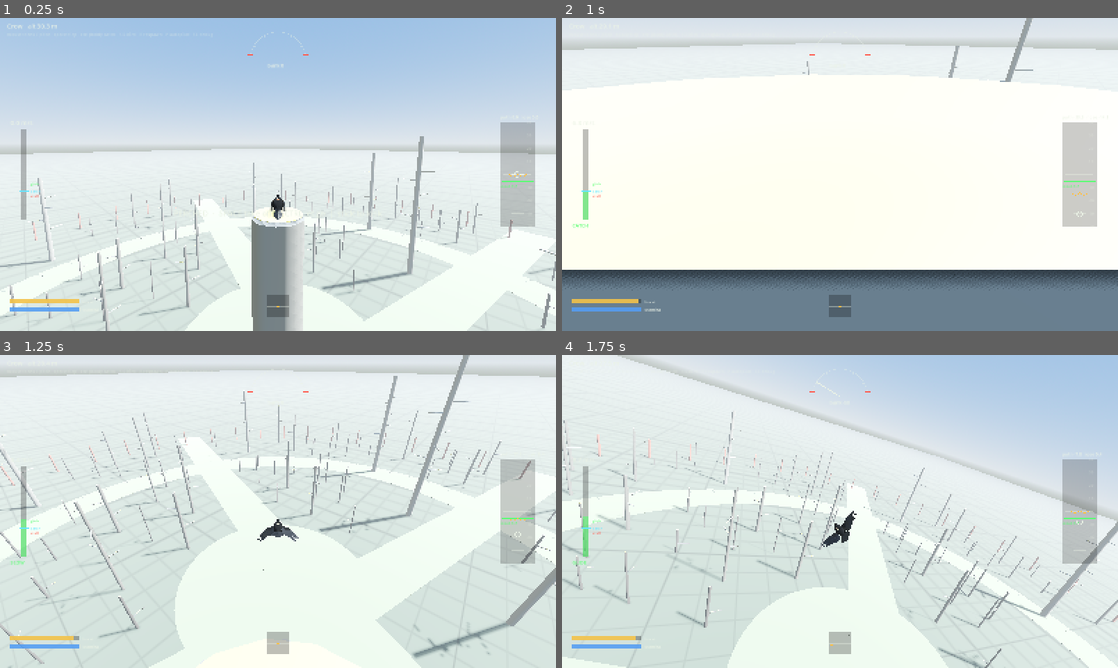
Above: before the commit, frames 1-4 (two rows, left to right).
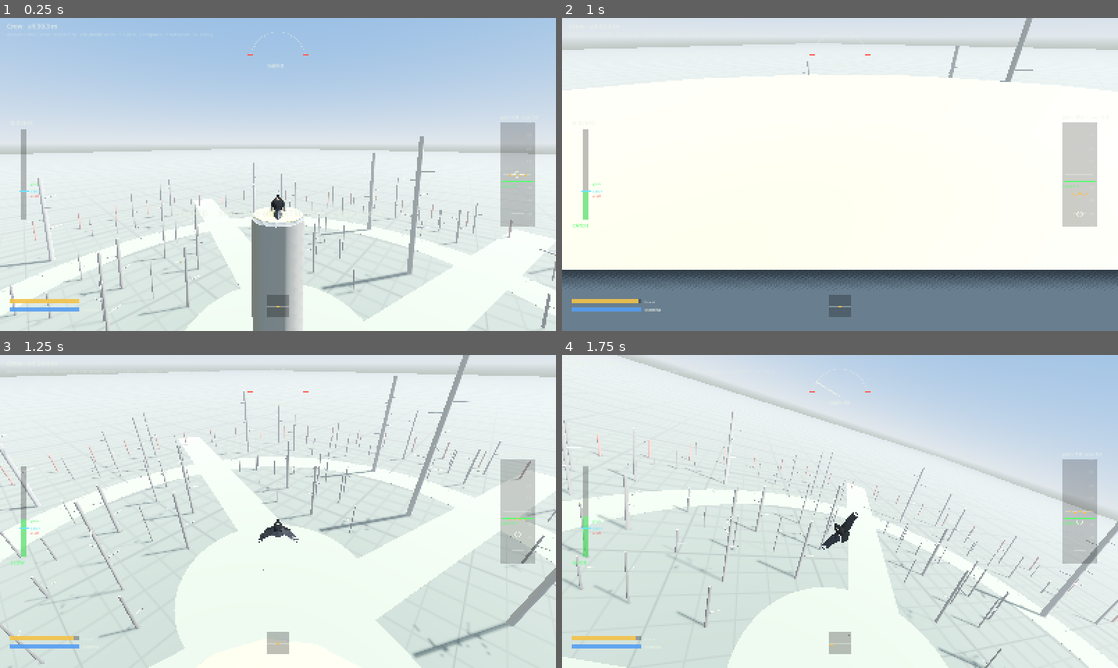
Above: after the commit, the same moments.

Repository: afaucher/flap
Game: Godot game, scene res://scenes/boot.tscn
Two runs of this game, one before a commit and one after it. Both use one fixed random seed, a clock stepped at 60 frames per second and the inputs below.
Inputs (mouse positions are in pixels of both pictures, inside the frame that each line leads up to):
- Up to frame 1 (0.25 s): no input
- Up to frame 2 (1 s): tap Enter at 0.5 s; move the mouse to (962, 158) at 0.52 s; hold Up from 0.53 s (still down); hold Ctrl (catch) from 0.53 s (still down); click (962, 158) at 0.67 s; tap Space (flap) at 0.77, 0.8 s
- Up to frame 3 (1.25 s): keep holding Up; keep holding Ctrl (catch); tap Space (flap) at 1.07 s
- Up to frame 4 (1.75 s): keep holding Up; move the mouse to (812, 511) at 1.27 s; release Ctrl (catch) at 1.28 s; tap Space (flap) at 1.35, 1.52 s; tap Ctrl (catch) at 1.55 s

Frames 1-2 are identical in both runs. In frame 3, less than 0.1% of the frame differs, in the area x 46-54%, y 55-60%; in frame 4, less than 0.1%, in the area x 46-54%, y 49-63%.

Commit message:
Wingbeats start, stop and change without a jump
Wingbeats were followed exactly, so starting to flap, a new flap, or the flare's braking beats taking over at
the catch jumped the wings to wherever the beat's phase was (a crow's wings went from level to raised in one
frame). Now the beat fades in and out over BirdRig.BEAT_FADE (0.12 s), and where the beat changes the wings
carry on from where they are and ease the difference out. test_wingbeat_onset (every species, slow and level
landings); regression entry wingbeat-jump KILLED. test_takeoff_pose also checks a bird climbing straight up
looks along its heading (look-target-flips-past-vertical was no longer exercised once take-offs got gentler).

Co-Authored-By: Claude Opus 5.5 <noreply@anthropic.com>

Diff:
--- a/scripts/bird/bird_rig.gd
+++ b/scripts/bird/bird_rig.gd
@@ -83,6 +83,13 @@
                                 ## tail and wingtips off what the bird sits on: BirdRig._posture)
 const LEAN_PITCH := 5.0         ## deg: the body's pitch at full lean
 const ATT_RATE := 400.0         ## deg/s: the drawn body turns at most this fast (the game's attitude can snap)
+const BEAT_FADE := 0.12         ## s: wingbeats fade in and out over this (BirdRig.animate)
+var _beat := 0.0                ## 0 .. 1: how far the wings follow the beat (flapping, or the flare's braking beats)
+var _beat_flap := 0.0           ## the beat's flap and hand lift this tick (kept while it fades out)
+var _beat_lift := 0.0
+var _beat_src := 0              ## what drives the beat: 0 none, 1 flapping, 2 the flare's braking beats
+var _beat_phase := 0.0
+var _beat_off := Vector2.ZERO   ## the drawn wings' flap and hand lift against the beat's, easing out (a beat change)
 var _att := Quaternion.IDENTITY
 var _att_set := false
 var neck_ext := 0.3             ## 0 retracted (head on the shoulders) .. 1 reaching
@@ -1316,12 +1323,15 @@
 
 	var flap_t := deg_to_rad(5.0)
 	var lift_t := 0.0
+	# Wingbeats are followed exactly (they are fast), but they fade in and out over BEAT_FADE: starting to flap,
+	# or the flare's braking beats starting at the catch, the wings swing from where they were into the beat
+	# rather than jumping to wherever the beat's phase is (a crow's wings went from level to raised in one frame).
+	var beating := false
 	if t.flapping and not sitting:
 		var ph: float = t.flap_phase
-		flap_t = deg_to_rad(10.0 + 45.0 * cos(ph * TAU))   # top at 0, bottom at 0.5
-		if ph > 0.5:
-			lift_t = 50.0 * sin((ph - 0.5) * TAU)
-		k = 1.0   # wingbeats are fast: no smoothing
+		_beat_flap = deg_to_rad(10.0 + 45.0 * cos(ph * TAU))   # top at 0, bottom at 0.5
+		_beat_lift = 50.0 * sin((ph - 0.5) * TAU) if ph > 0.5 else 0.0
+		beating = true
 	var fold_t: float = t.fold
 	var sweep_t := 12.0 * flare
 	var twist_t := clampf(alpha * 0.6, deg_to_rad(-8.0), deg_to_rad(18.0))
@@ -1330,17 +1340,37 @@
 		# in the last fifth the wings start to fold as the bird settles.
 		var lt: float = t.landing_t
 		var beat := fmod(lt * 2.0, 1.0)
-		flap_t = deg_to_rad(30.0 + 40.0 * cos(beat * TAU))
-		lift_t = 0.0
+		_beat_flap = deg_to_rad(30.0 + 40.0 * cos(beat * TAU))
+		_beat_lift = 0.0
+		beating = true
 		fold_t = smoothstep(0.8, 1.0, lt) * 0.8
 		sweep_t = 18.0 * (1.0 - smoothstep(0.8, 1.0, lt))
 		twist_t = deg_to_rad(40.0)
-		k = 1.0 - exp(-30.0 * dt)   # (fast, but eased: the wings swing into the braking beats, they don't jump)
 	if sitting:
 		flap_t = deg_to_rad(-10.0)
 		fold_t = 1.0
 		sweep_t = 0.0
 		twist_t = 0.0
+	_beat = move_toward(_beat, 1.0 if beating and not sitting else 0.0, dt / BEAT_FADE)
+	if _beat > 0.0 and not sitting:
+		var sb := smoothstep(0.0, 1.0, _beat)
+		flap_t = lerpf(flap_t, _beat_flap, sb)
+		lift_t = lerpf(lift_t, _beat_lift, sb)
+		# Where the beat changes -- the flare's braking beats taking over at the catch, a new flap starting --
+		# the wings carry on from where they are and the difference eases out over BEAT_FADE.
+		var src := 2 if landing else (1 if beating else 0)
+		var phase: float = t.get("flap_phase", 0.0)
+		if src != _beat_src or (src == 1 and phase < _beat_phase - 0.2):
+			_beat_off = Vector2(flap - flap_t, hand_lift - lift_t)
+		_beat_src = src
+		_beat_phase = phase
+		_beat_off = _beat_off.move_toward(Vector2.ZERO, _beat_off.length() * minf(dt / BEAT_FADE, 1.0) + 1e-4)
+		flap_t += _beat_off.x
+		lift_t += _beat_off.y
+		k = 1.0
+	else:
+		_beat_src = 0
+		_beat_off = Vector2.ZERO
 	flap = lerpf(flap, flap_t, k)
 	hand_lift = lerpf(hand_lift, lift_t, k)
 	# Feathers flex under load: in a downstroke the tips bend up, in the upstroke they trail back and down; a
--- a/tests/regressions/mutations.json
+++ b/tests/regressions/mutations.json
@@ -908,5 +908,24 @@
     "replace": "const LEAP_START := 1.0 "
    }
   ]
+ },
+ {
+  "id": "wingbeat-jump",
+  "bug": "Wingbeats were followed exactly with no easing: starting to flap, a new flap, or the flare's beats taking over at the catch jumped the wings to wherever the beat's phase was (a crow's wings went from level to raised in one frame) (2026-11-02).",
+  "tests": [
+   "test_wingbeat_onset"
+  ],
+  "edits": [
+   {
+    "file": "scripts/bird/bird_rig.gd",
+    "find": "\t\t\t_beat_off = Vector2(flap - flap_t, hand_lift - lift_t)\n",
+    "replace": "\t\t\t_beat_off = Vector2.ZERO\n"
+   },
+   {
+    "file": "scripts/bird/bird_rig.gd",
+    "find": "const BEAT_FADE := 0.12 ",
+    "replace": "const BEAT_FADE := 0.0001 "
+   }
+  ]
  }
 ]
--- a/tests/test_takeoff_pose.gd
+++ b/tests/test_takeoff_pose.gd
@@ -80,6 +80,19 @@
 		check(off < 1.0, "%s steady flight: drawn as the Bird's own attitude (%.2f deg off)" % [p.id, off])
 		b.queue_free()
 		await frames(1)
+	# Straight up, the head looks along the heading, not back along the body's flattened nose (which points behind
+	# once the nose is past vertical).
+	for p in BirdProfile.all():
+		var up := Bird.new()
+		add_child(up)
+		up.setup(p, ArenaLayout.generate(7), ScriptedInput.new())
+		up.fly_from(Vector3(0, 30, 0), Vector3(0.08, 1.0, 0.0).normalized(), 8.0)
+		await frames(1)
+		var to: Vector3 = (up.telemetry().look_target as Vector3) - up.global_position
+		var flat := Vector3(to.x, 0.0, to.z)
+		check(flat.length() > 0.1 and flat.normalized().dot(up.model.heading_dir()) > 0.5, "%s climbing straight up looks along its heading (%.2f)" % [p.id, flat.normalized().dot(up.model.heading_dir())])
+		up.queue_free()
+		await frames(1)
 	# Off a perch: the push moves the bird off at its launch speed from the first tick, no shove ahead of it (the
 	# bird was once moved clear of the branch in one tick, a third of a metre for a hawk).
 	var lab := ArenaLayout.lab()
--- /dev/null
+++ b/tests/test_wingbeat_onset.gd
@@ -0,0 +1,57 @@
+extends TestCase
+## Wingbeats start, stop and change without a jump, every species, in the bird lab's landings: where the bird
+## starts flapping, stops, re-flaps, or the flare's braking beats take over at the catch, the drawn wing (its flap
+## angle and hand lift, BirdRig.flap / hand_lift) moves no faster in a tick than the wingbeat itself moves it
+## anywhere else in the run. (Once, starting a beat jumped the wing to wherever the beat's phase was: a crow's
+## wings went from level to raised in one frame.)
+
+
+func _init() -> void:
+	timeout_sec = 150.0
+
+
+func setup() -> void:
+	var lab := ArenaLayout.lab()
+	var arena := ArenaBuilder.new()
+	add_child(arena)
+	arena.build(lab)
+	await frames(2)
+	for p in BirdProfile.all():
+		for sid in ["land_slow", "land_level"]:
+			var b := Bird.new()
+			add_child(b)
+			b.setup(p, lab, null)
+			b.arena = arena
+			LabScenarios.start(LabScenarios.by_id(sid), b, lab)
+			var wing: Array[Vector2] = []   # (flap, hand lift: both in radians)
+			var src: Array[int] = []        # 0 none, 1 flapping, 2 the flare's beats
+			var phase := PackedFloat32Array()
+			for i in 400:
+				await frames(1)
+				var t := b.telemetry()
+				wing.append(Vector2(b.rig.flap, deg_to_rad(b.rig.hand_lift)))
+				src.append(2 if b.state == Bird.State.LANDING else (1 if bool(t.flapping) else 0))
+				phase.append(float(t.flap_phase))
+				if b.state == Bird.State.PERCHED:
+					break
+			var onset := [false]
+			for i in range(1, wing.size()):
+				onset.append(src[i] != src[i - 1] or (src[i] == 1 and phase[i] < phase[i - 1] - 0.2))
+			var normal := 0.0
+			var worst := 0.0
+			var at := -1
+			for i in range(1, wing.size()):
+				var step := wing[i].distance_to(wing[i - 1])
+				var near := false
+				for j in range(maxi(0, i - 3), i + 1):
+					near = near or onset[j]
+				if near:
+					if step > worst:
+						worst = step
+						at = i
+				else:
+					normal = maxf(normal, step)
+			check(worst <= normal * 1.2 + 0.01, "%s %s: the wing changes beat without a jump (%.3f rad in a tick at %d, against %.3f in its beating)" % [p.id, sid, worst, at, normal])
+			b.queue_free()
+			await frames(1)
+	finish()
Not shown, added: tests/test_wingbeat_onset.gd.uid
